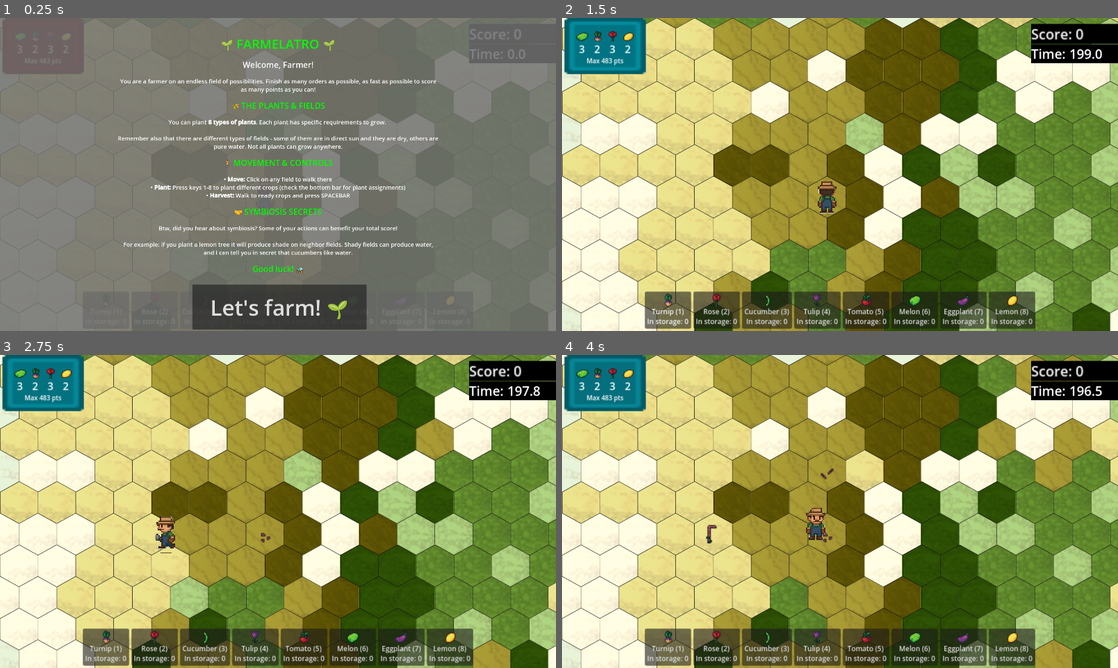
Above: before the commit, frames 1-4 (two rows, left to right).
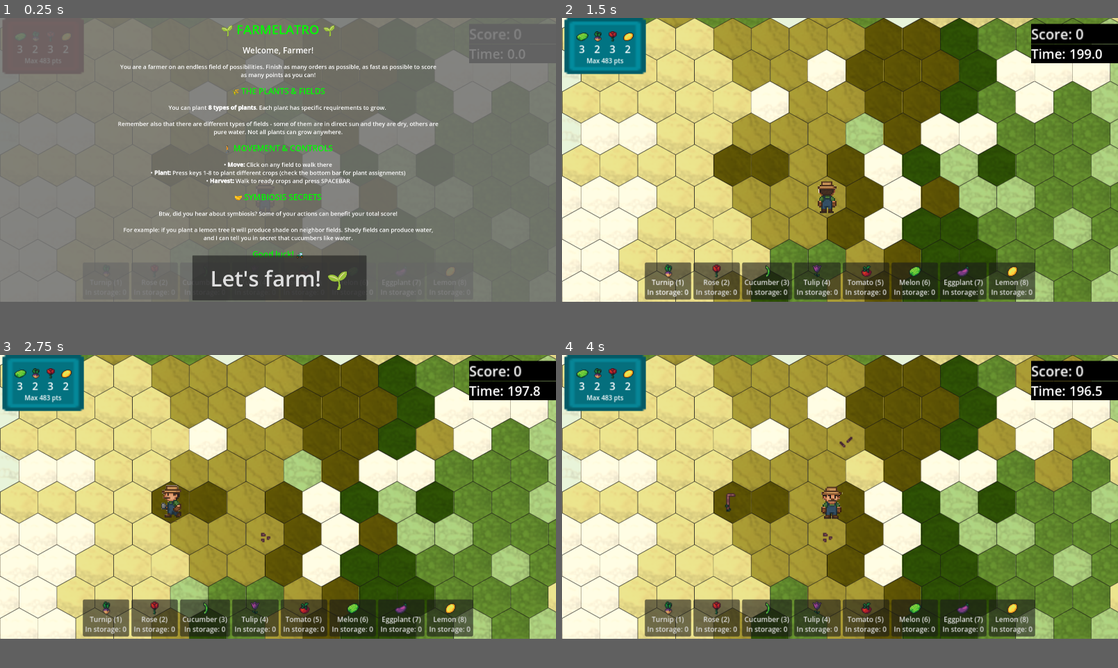
Above: after the commit, the same moments.

Repository: BlueDespero/slavicgamejam2025
Game: Godot game, scene res://main.tscn
Same seed, same stepped clock (60 frames per second), same inputs: the game is played once before the commit and once after it.
Inputs (mouse positions are in pixels of both pictures, inside the frame that each line leads up to):
- Up to frame 1 (0.25 s): no input
- Up to frame 2 (1.5 s): click "Let's farm! 🌱" at 0.5 s; tap Enter at 1.25 s; move the mouse to (1073, 52) at 1.27 s; tap 1 at 1.35 s; click (1073, 52) at 1.42 s
- Up to frame 3 (2.75 s): tap Space at 1.52, 2.27 s; move the mouse to (166, 527) at 2.02 s; tap 2 at 2.1 s; click (166, 527) at 2.17 s
- Up to frame 4 (4 s): move the mouse to (895, 442) at 2.77 s; tap 3 at 2.85 s; click (895, 442) at 2.92 s; move the mouse to (812, 574) at 3.52 s; tap 4 at 3.6 s; click (812, 574) at 3.67 s; tap Space at 3.77 s
In our replay, the window is 800x450 before the commit and 800x408 after it. These sizes can differ from the game's own. Grey fills any space a smaller window leaves; there, only what the larger window draws over its background counts as a difference.

The runs differ from the first frame. In frame 1, 15% of the frame differs, in the area x 15-99%, y 2-100%; in frame 2, 16%; in frame 3, 17%; in frame 4, 17%, in the area x 0-100%, y 17-100%.

Commit message:
Adapt window size

Diff:
--- a/project.godot
+++ b/project.godot
@@ -24,7 +24,7 @@
 [display]
 
 window/size/viewport_width=1920
-window/size/viewport_height=1080
+window/size/viewport_height=980
 window/stretch/mode="viewport"
 
 [dotnet]
